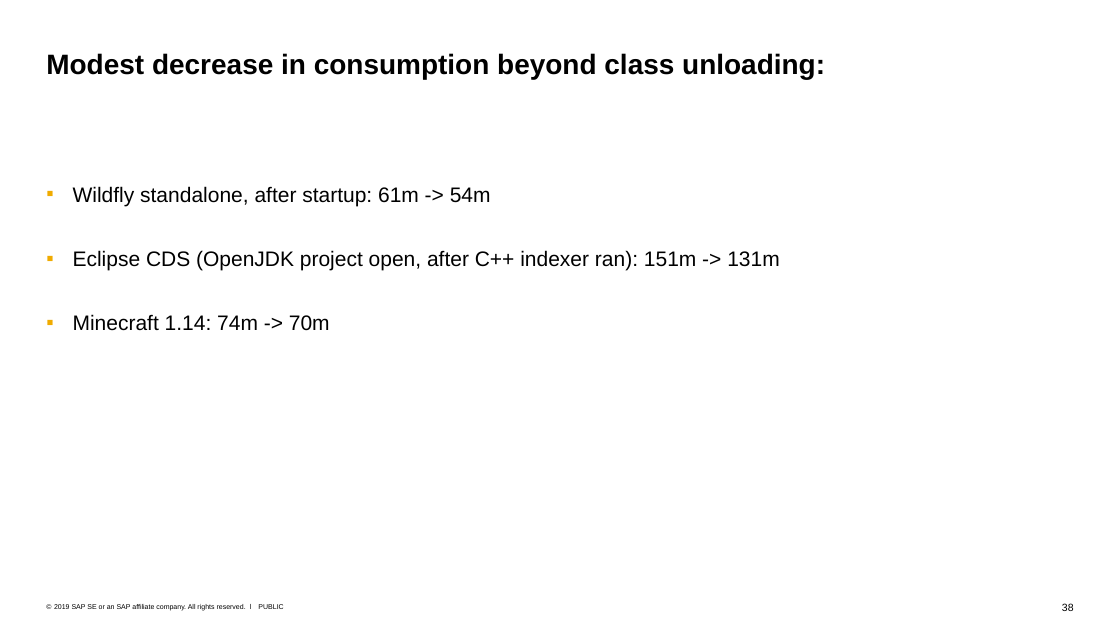
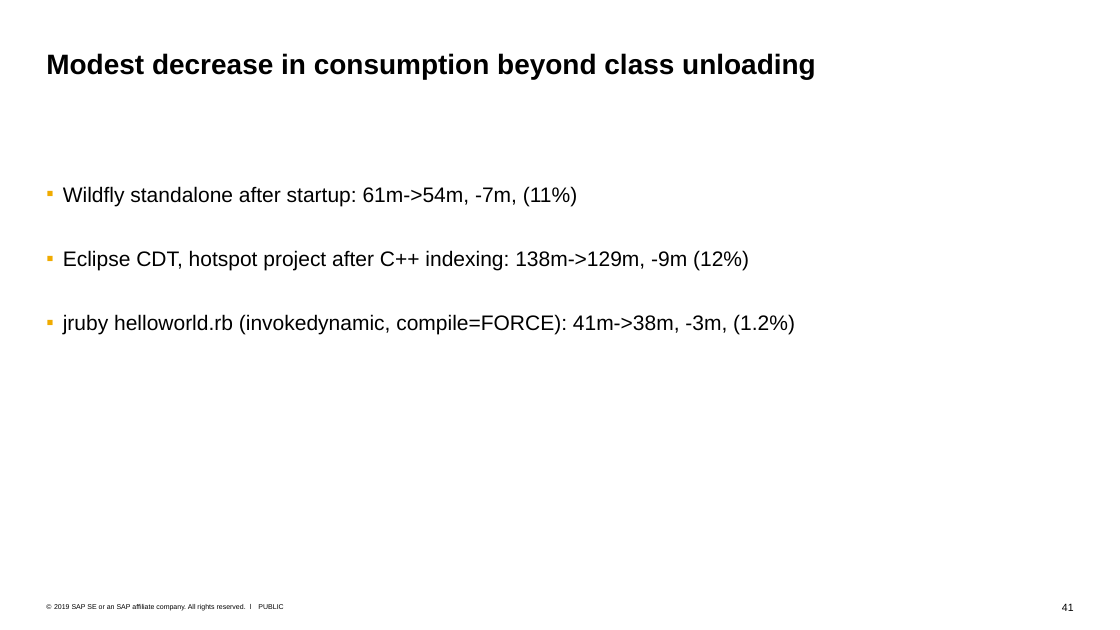
Before and after one commit to tstuefe/talk-fosdem20, a slide deck: slide 41 of fosdem20-taming-metaspace.pptx (slide 38 before the commit). Drawn at 1120x630 pixels with LibreOffice and Linux fonts; fonts in the diff are those of the drawing. Boxes give left, top, right and bottom in pixels: in the first picture for what was removed or moved away, otherwise in the second. Text is boxed around its words. In the diff, an @@ line names an element or a change of style, - is before the commit and + after.

```diff
--- a/fosdem20-taming-metaspace.pptx
+++ b/fosdem20-taming-metaspace.pptx
@@ title at box(46, 53, 816, 79): text changed @@
-Modest decrease in consumption beyond class unloading:
+Modest decrease in consumption beyond class unloading
@@ text at box(63, 186, 795, 335): text changed @@
-  ▪ Wildfly standalone, after startup: 61m -> 54m
-  ▪ Eclipse CDS (OpenJDK project open, after C++ indexer ran): 151m -> 131m
-  ▪ Minecraft 1.14: 74m -> 70m
+  ▪ Wildfly standalone after startup: 61m->54m, -7m, (11%)
+  ▪ Eclipse CDT, hotspot project after C++ indexing: 138m->129m, -9m (12%)
+  ▪ jruby helloworld.rb (invokedynamic, compile=FORCE): 41m->38m, -3m, (1.2%)
@@ page number at box(1062, 603, 1074, 611): text changed @@
-38
+41
```
Also in this commit, not shown: 9 other slides changed, 3 slides added, 1 slide removed, 1 other file.
